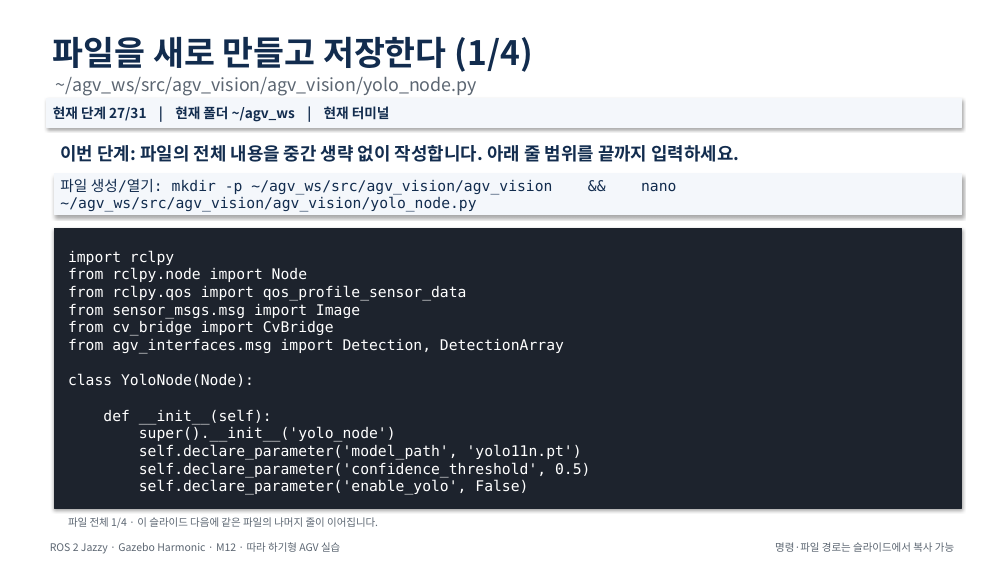
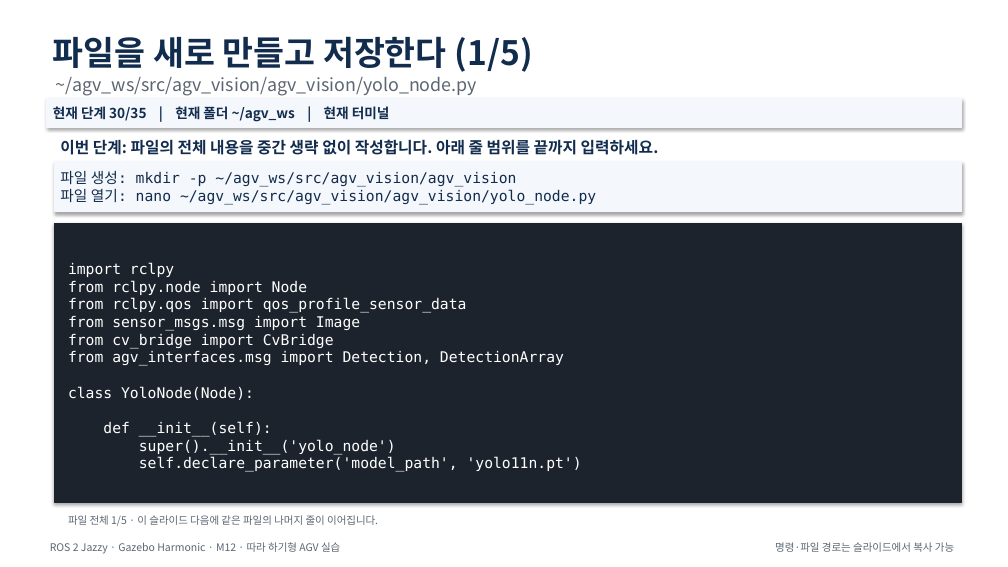
Before and after one commit to choimagon/ros2_curri, a slide deck: slide 36 of blocks/D_sensors/M12_camera_sensor/M12_Camera_Sensor.pptx (slide 33 before the commit). Drawn at 1008x567 pixels with LibreOffice and Linux fonts; fonts in the diff are those of the drawing. Boxes give left, top, right and bottom in pixels: in the first picture for what was removed or moved away, otherwise in the second. Text is boxed around its words. In the diff, an @@ line names an element or a change of style, - is before the commit and + after.

Commit message:
Fix module presentation layout collisions

```diff
--- a/blocks/D_sensors/M12_camera_sensor/M12_Camera_Sensor.pptx
+++ b/blocks/D_sensors/M12_camera_sensor/M12_Camera_Sensor.pptx
@@ text at (53,36,533,72): text changed @@
-파일을 새로 만들고 저장한다 (1/4)
+파일을 새로 만들고 저장한다 (1/5)
@@ text in rectangle at (53,106,390,122): text changed @@
-현재 단계 27/31 | 현재 폴더 ~/agv_ws | 현재 터미널
+현재 단계 30/35 | 현재 폴더 ~/agv_ws | 현재 터미널
@@ text "이번 단계: 파일의 전체 내용을 ..." at (60,137,659,158): size 17 to 15 pt @@
@@ rectangle "파일 생성: mkdir -p ~/agv_ws/src/agv_vision/agv_vision ...": place and size @@
-rectangle "파일 생성: mkdir -p ~/agv_ws/src/agv_vision/agv_vision ..." at (54,174,962,215)
+rectangle "파일 생성: mkdir -p ~/agv_ws/src/agv_vision/agv_vision ..." at (54,162,962,212)
@@ text in rectangle at (60,171,596,205): text changed @@
-파일 생성/열기: mkdir -p ~/agv_ws/src/agv_vision/agv_vision && nano ~/agv_ws/src/agv_vision/agv_vision/yolo_node.py
+파일 생성: mkdir -p ~/agv_ws/src/agv_vision/agv_vision
+파일 열기: nano ~/agv_ws/src/agv_vision/agv_vision/yolo_node.py
@@ rectangle "import rclpy from rclpy.node import ...": place and size @@
-rectangle "import rclpy from rclpy.node import ..." at (54,228,962,508)
+rectangle "import rclpy from rclpy.node import ..." at (54,224,962,502)
@@ text in rectangle at (68,262,582,472): text changed @@
-import rclpy
-from rclpy.node import Node
-from rclpy.qos import qos_profile_sensor_data
-from sensor_msgs.msg import Image
-from cv_bridge import CvBridge
-from agv_interfaces.msg import Detection, DetectionArray
-class YoloNode(Node):
-def __init__(self):
-super().__init__('yolo_node')
-self.declare_parameter('model_path', 'yolo11n.pt')
-self.declare_parameter('confidence_threshold', 0.5)
-self.declare_parameter('enable_yolo', False)
+import rclpy
+from rclpy.node import Node
+from rclpy.qos import qos_profile_sensor_data
+from sensor_msgs.msg import Image
+from cv_bridge import CvBridge
+from agv_interfaces.msg import Detection, DetectionArray
+class YoloNode(Node):
+def __init__(self):
+super().__init__('yolo_node')
+self.declare_parameter('model_path', 'yolo11n.pt')
@@ text at (68,515,378,526): text changed @@
-파일 전체 1/4 · 이 슬라이드 다음에 같은 파일의 나머지 줄이 이어집니다.
+파일 전체 1/5 · 이 슬라이드 다음에 같은 파일의 나머지 줄이 이어집니다.
```
Also in this commit, not shown: 28 other slides changed, 4 slides added, 22 other files.
